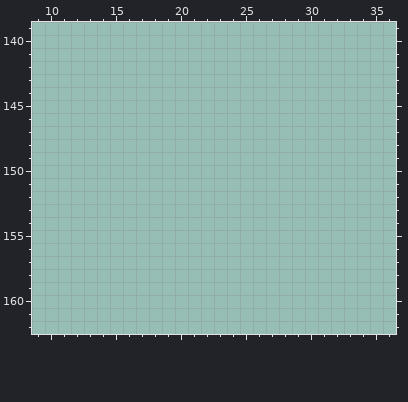
Pixel-art file -- Asesprite/Pumkie/Pumkie.aseprite. Above: the version before the commit.
256x256 pixels, 1 frame. Shown: x 9..36, y 139..162.
Palette (. is transparent): 
Now the later version:
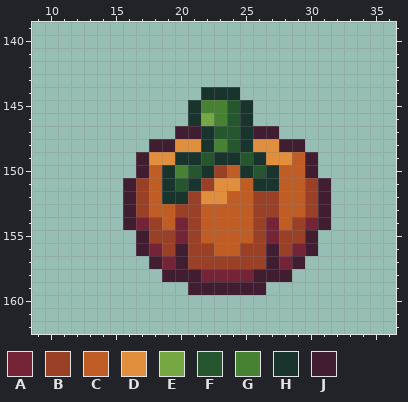
Colours new in this view: A #752438  B #994027  C #c05d25  D #e18f3c  E #75a743  F #25562e  G #468232  H #19332d  J #411d31
Change:
Changed rows in their new state; - is an unchanged pixel.
first column x 16:
144 ------HHH-------
145 -----HGGFH------
146 -----HEGFH------
147 ----JJHFFHJJ----
148 --JJDDHGFHDDJJ--
149 -JDDHHFHHFHDDCJ-
150 -JCHGFHBCHFHCCJ-
151 JBCHFHBDDCHHCCBJ
152 JBCHHBDDCCBBCCBJ
153 JBCCBBCCCCBBCCBJ
154 JABCABCCCCBACBAJ
155 -JBBABCCCCBABBJ-
156 -JABJBBCCBBJBAJ-
157 --JAJBBBBBBJAJ--
158 ---JJJAAAAJJJ---
159 -----JJJJJJ-----
